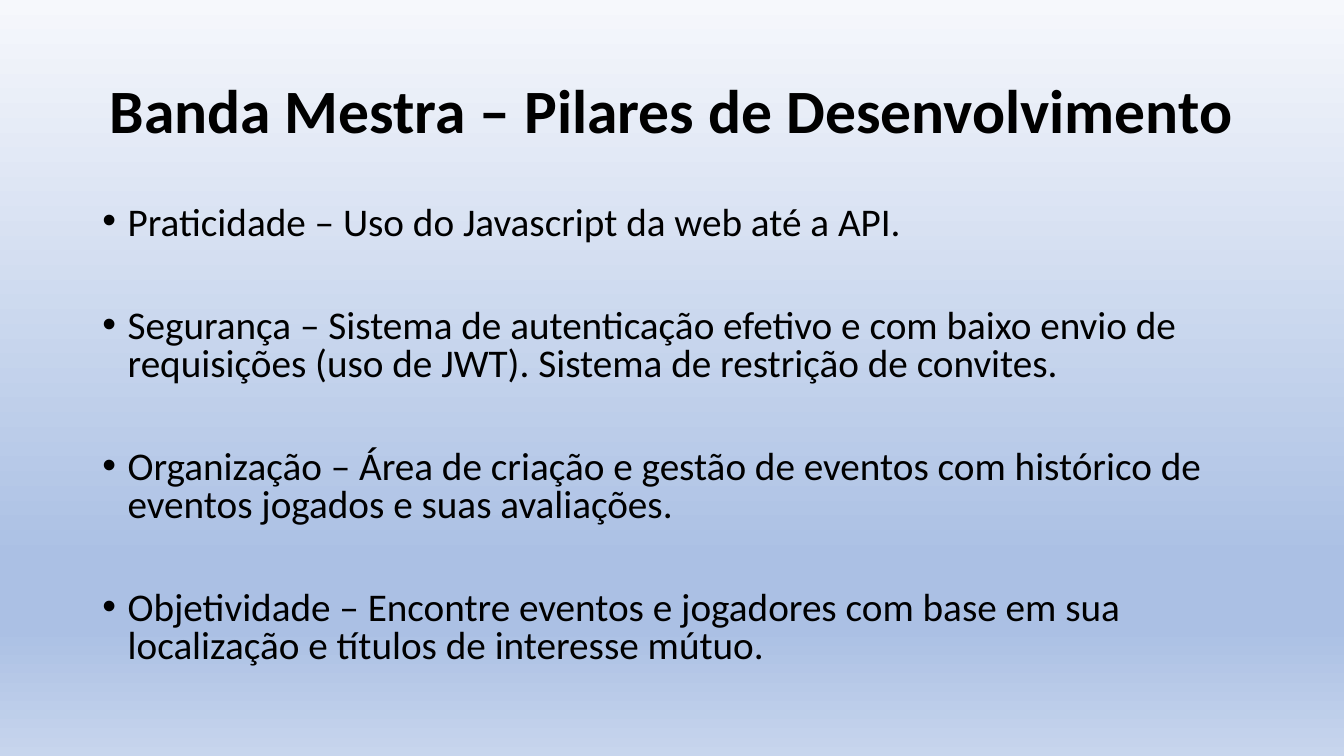
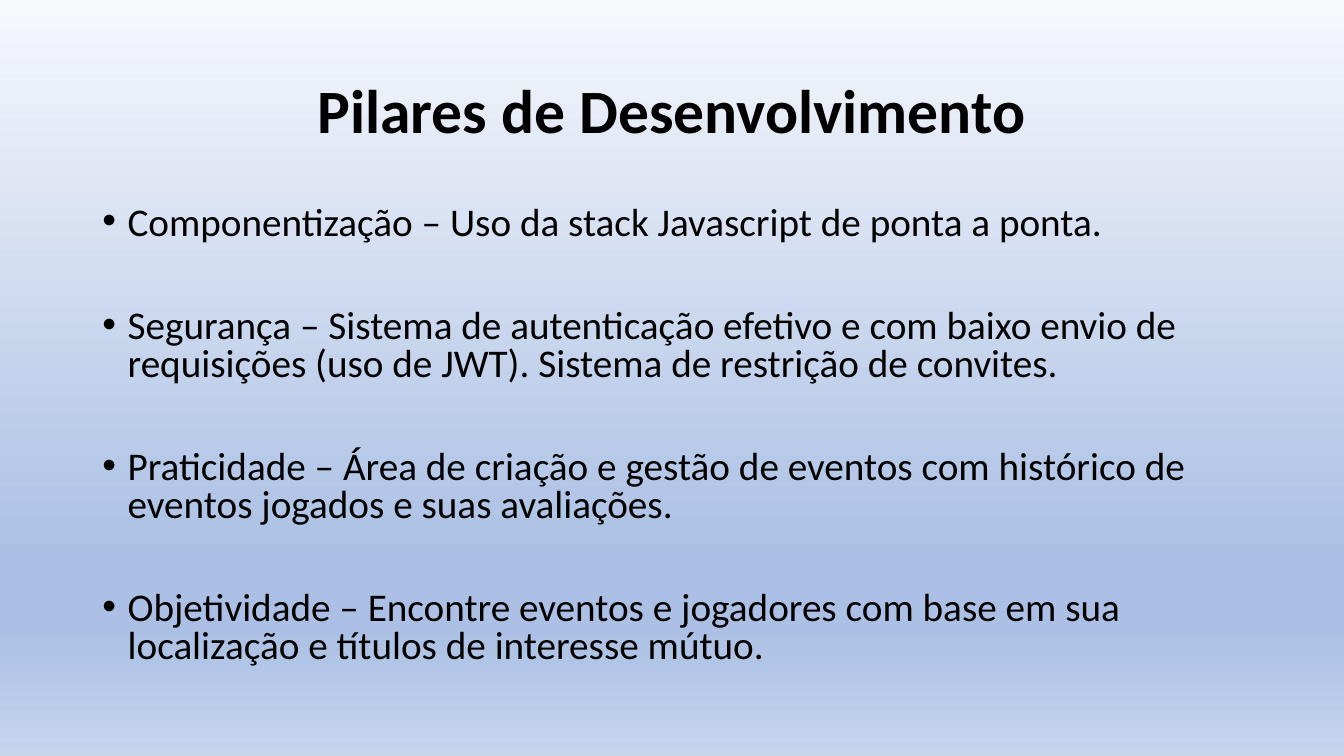
Before and after one commit to bprates10/banda-mestra-web, a slide deck: slide 8 of Banda Mestra Ap1.pptx (slide 7 before the commit). Drawn at 1344x756 pixels with LibreOffice and Linux fonts; fonts in the diff are those of the drawing. Boxes give left, top, right and bottom in pixels: in the first picture for what was removed or moved away, otherwise in the second. Text is boxed around its words. In the diff, an @@ line names an element or a change of style, - is before the commit and + after.

Commit message:
ajustes diversos e inclusao da grid de jogadores por evento

```diff
--- a/Banda Mestra Ap1.pptx
+++ b/Banda Mestra Ap1.pptx
@@ title at bbox=[317, 89, 1025, 134]: text changed @@
-Banda Mestra – Pilares de Desenvolvimento
+Pilares de Desenvolvimento
@@ text at bbox=[128, 208, 1102, 243]: text changed @@
-• Praticidade – Uso do Javascript da web até a API.
+• Componentização – Uso da stack Javascript de ponta a ponta.
@@ text at bbox=[128, 447, 1185, 525]: text changed @@
-• Organização – Área de criação e gestão de eventos com histórico de eventos jogados e suas avaliações.
+• Praticidade – Área de criação e gestão de eventos com histórico de eventos jogados e suas avaliações.
```
Also in this commit, not shown: 9 other slides changed, 6 slides added, 1 slide removed, 6 other files.
